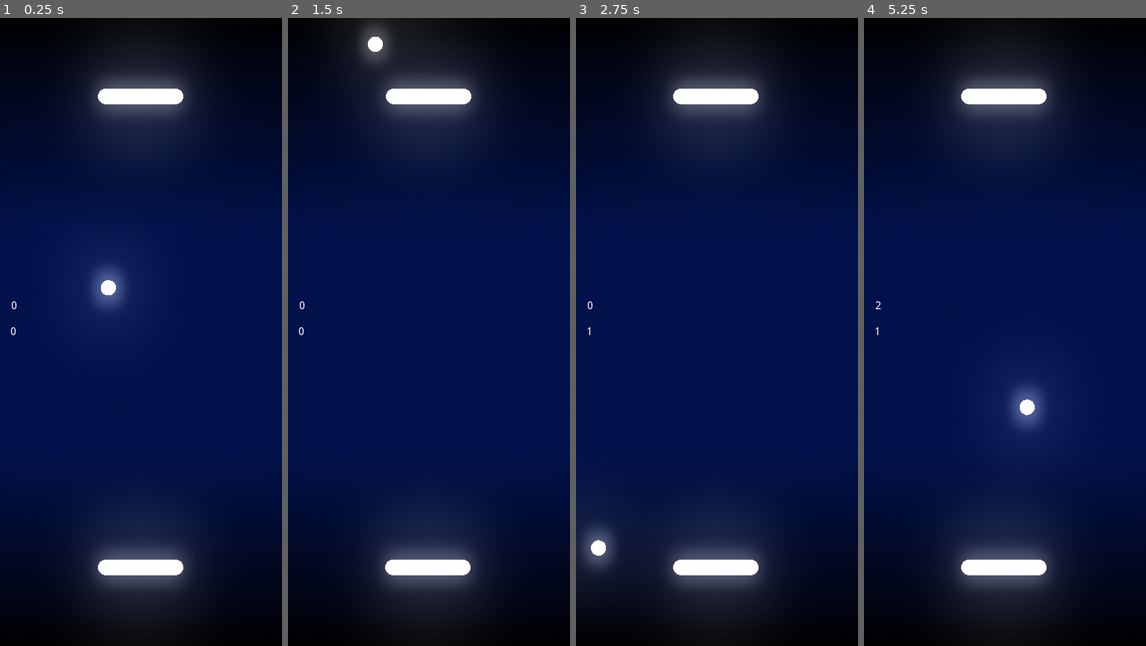
Above: before the commit, frames 1-4 (left to right).
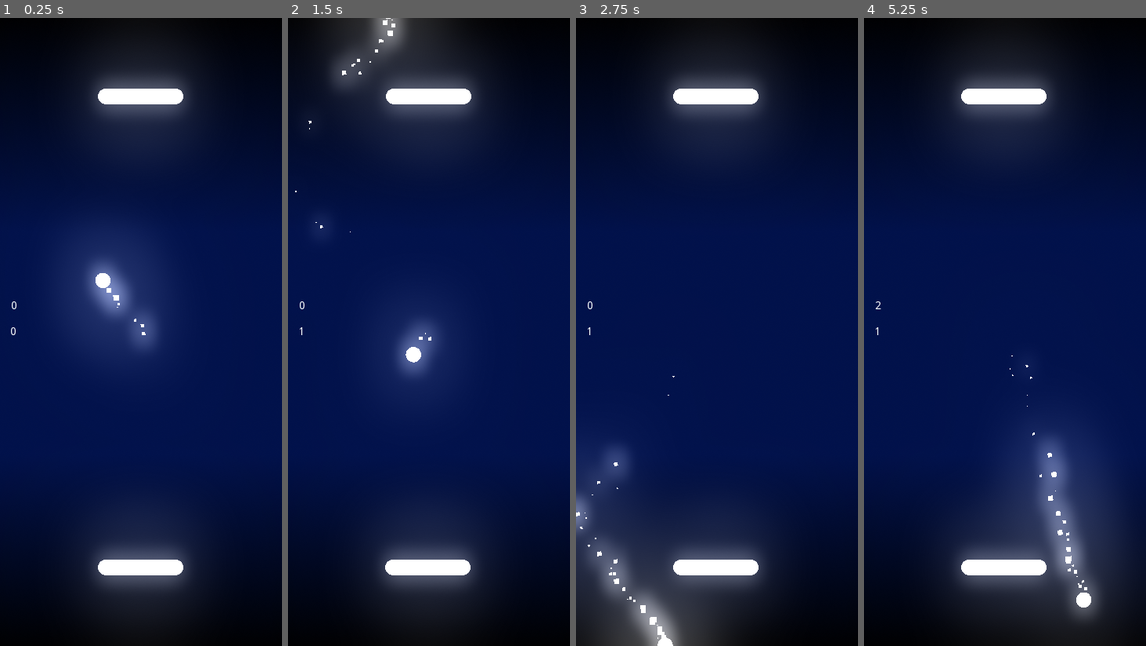
Above: after the commit, the same moments.

Repository: EmilienLeroy/DuoPong
Game: Godot game, scene res://main.tscn
Same seed, same stepped clock (60 frames per second), same inputs: the game is played once before the commit and once after it.
Inputs (mouse positions are in pixels of both pictures, inside the frame that each line leads up to):
- Up to frame 1 (0.25 s): no input
- Up to frame 2 (1.5 s): drag from (429, 93) to (429, 570) at 0.52 s; drag from (429, 570) to (429, 93) at 1.27 s
- Up to frame 3 (2.75 s): move the mouse to (745, 193) at 2.02 s; click (745, 193) at 2.17 s
- Up to frame 4 (5.25 s): drag from (990, 457) to (920, 237) at 2.77 s; move the mouse to (1089, 426) at 3.52 s; click (1089, 426) at 3.67 s; drag from (920, 237) to (962, 175) at 4.27 s; move the mouse to (1019, 332) at 5.02 s; click (1019, 332) at 5.17 s

The runs differ from the first frame. In frame 1, 1.7% of the frame differs, in the area x 30-57%, y 38-54%; in frame 2, 2.7%; in frame 3, 5.9%; in frame 4, 6.7%, in the area x 51-89%, y 53-98%.

Commit message:
✨ Add particle to ball and delay it's destruction after a goal

Diff:
--- a/entities/ball/ball.gd
+++ b/entities/ball/ball.gd
@@ -1,9 +1,10 @@
 extends KinematicBody2D
 
-export var speed = 300;
+export var speed = 350;
 export var max_speed = 1000;
 export var increase_speed = 30;
 var direction = Vector2.ZERO;
+var trail_length = 25
 
 func init(d, p):
 	direction = d.normalized();
@@ -21,3 +22,7 @@
 		return;
 
 	speed = speed + increase_speed;
+
+func destroy():
+	yield(get_tree().create_timer(5.0), "timeout");
+	queue_free();
--- a/entities/ball/ball.tscn
+++ b/entities/ball/ball.tscn
@@ -1,6 +1,9 @@
-[gd_scene load_steps=4 format=2]
+[gd_scene load_steps=5 format=2]
 
 [ext_resource path="res://entities/ball/ball.gd" type="Script" id=1]
+
+[sub_resource type="Curve" id=4]
+_data = [ Vector2( 0, 1 ), 0.0, -0.0236932, 0, 0, Vector2( 1, 0 ), -1.82882, 0.0, 0, 0 ]
 
 [sub_resource type="SphereMesh" id=1]
 
@@ -9,6 +12,28 @@
 [node name="Ball" type="KinematicBody2D" groups=["ball"]]
 script = ExtResource( 1 )
 
+[node name="Follow" type="CPUParticles2D" parent="."]
+modulate = Color( 1.75, 1.75, 1.75, 1 )
+amount = 40
+lifetime = 2.0
+speed_scale = 1.6
+randomness = 1.0
+lifetime_randomness = 1.0
+local_coords = false
+emission_shape = 1
+emission_sphere_radius = 7.0
+direction = Vector2( 0, 0 )
+gravity = Vector2( 0, 0 )
+angular_velocity = 13.21
+linear_accel = 16.51
+radial_accel = 39.45
+tangential_accel = 10.0
+tangential_accel_random = 1.0
+scale_amount = 8.0
+scale_amount_random = 1.0
+scale_amount_curve = SubResource( 4 )
+anim_speed_random = 1.0
+
 [node name="Texture" type="MeshInstance2D" parent="."]
 modulate = Color( 1.3, 1.3, 1.3, 1 )
 scale = Vector2( 9.76077, 9.76077 )
--- a/scenes/game/game.gd
+++ b/scenes/game/game.gd
@@ -61,7 +61,7 @@
 	$Canvas/ScoreTop.text = str(scores[1]);
 
 func on_goal(ball, goal):
-	ball.queue_free();
+	ball.destroy();
 	add_ball(get_random_direction());
 	increase_score(scores, goal);
 	update_scores(scores);
